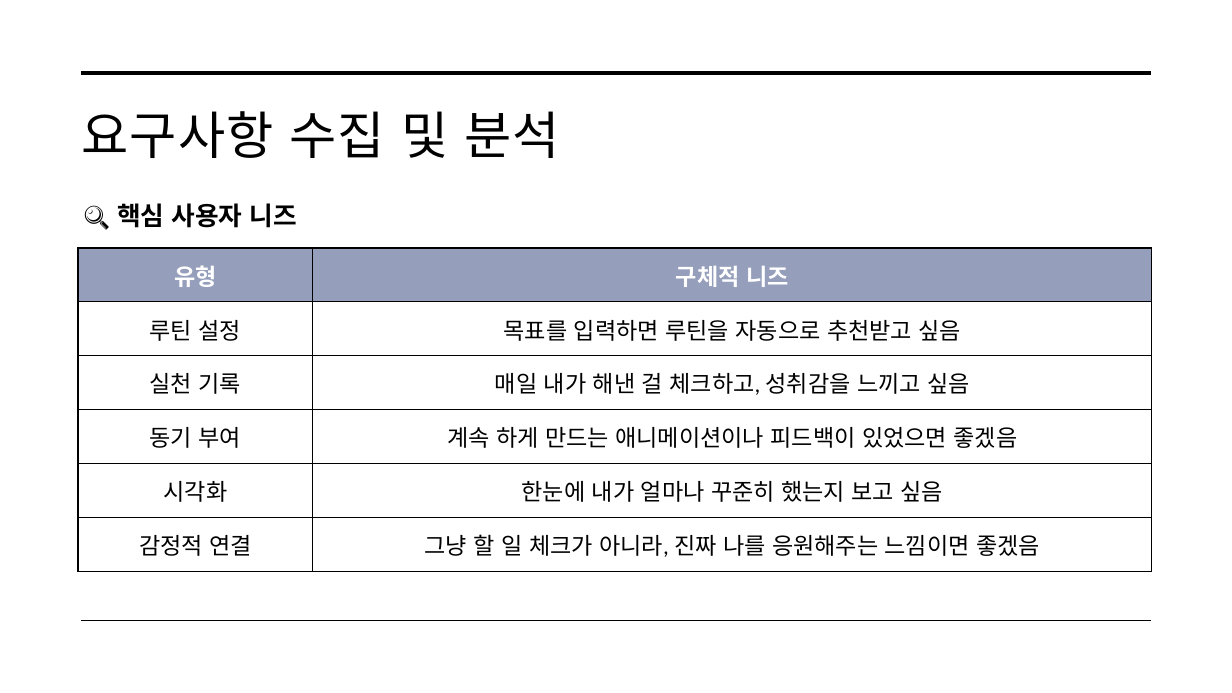
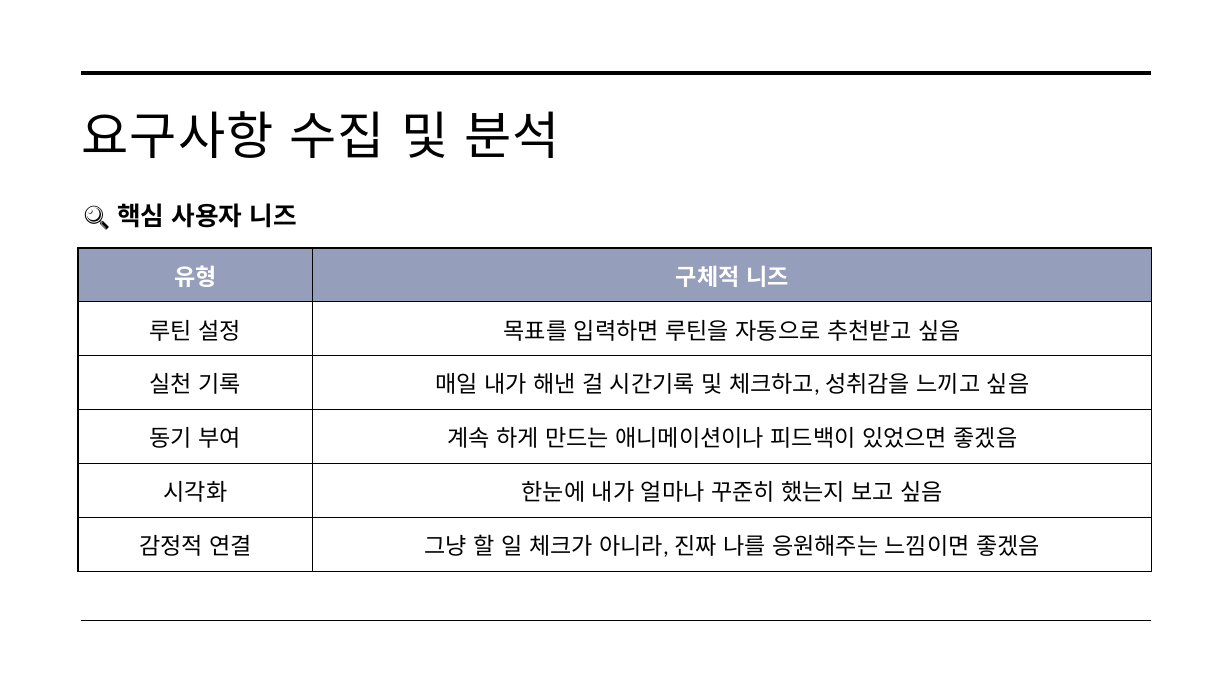
Before and after one commit to sejong0705/my_android, a slide deck: slide 9 of week10/꾸버-안드로이드_프로젝트.pptx. Drawn at 1232x693 pixels with LibreOffice and Linux fonts; fonts in the diff are those of the drawing. Boxes give left, top, right and bottom in pixels: in the first picture for what was removed or moved away, otherwise in the second. Text is boxed around its words. In the diff, an @@ line names an element or a change of style, - is before the commit and + after.

```diff
--- a/week10/꾸버-안드로이드_프로젝트.pptx
+++ b/week10/꾸버-안드로이드_프로젝트.pptx
@@ table at (78,248,1152,571) @@
-row 3, column 2: 매일 내가 해낸 걸 체크하고, 성취감을 느끼고 싶음
+row 3, column 2: 매일 내가 해낸 걸 시간기록 및 체크하고, 성취감을 느끼고 싶음
```
Also in this commit, not shown: 3 other slides changed, 1 slide added.
